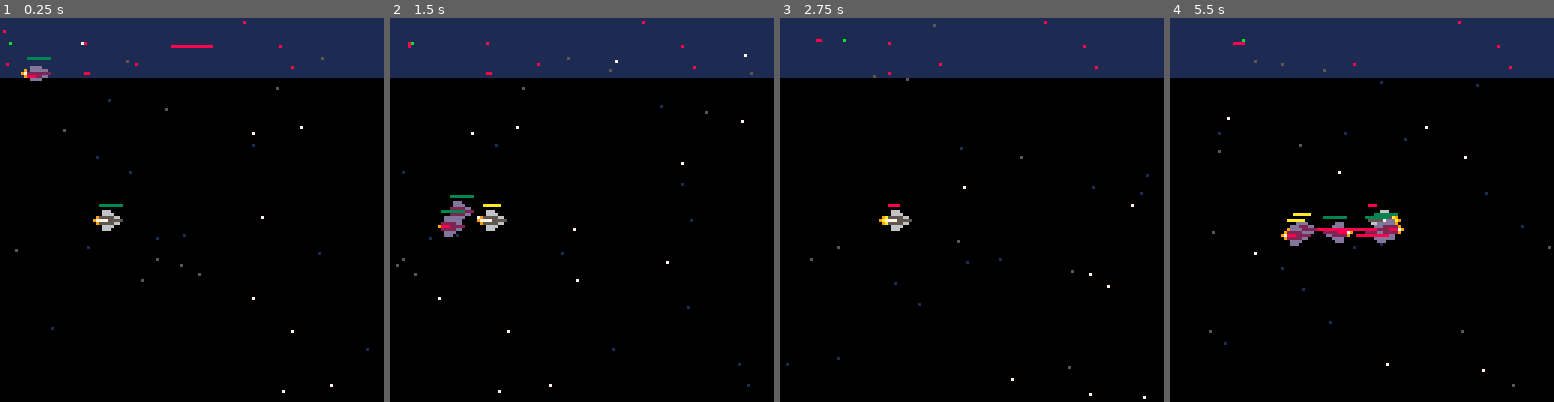
Above: before the commit, frames 1-4 (left to right).
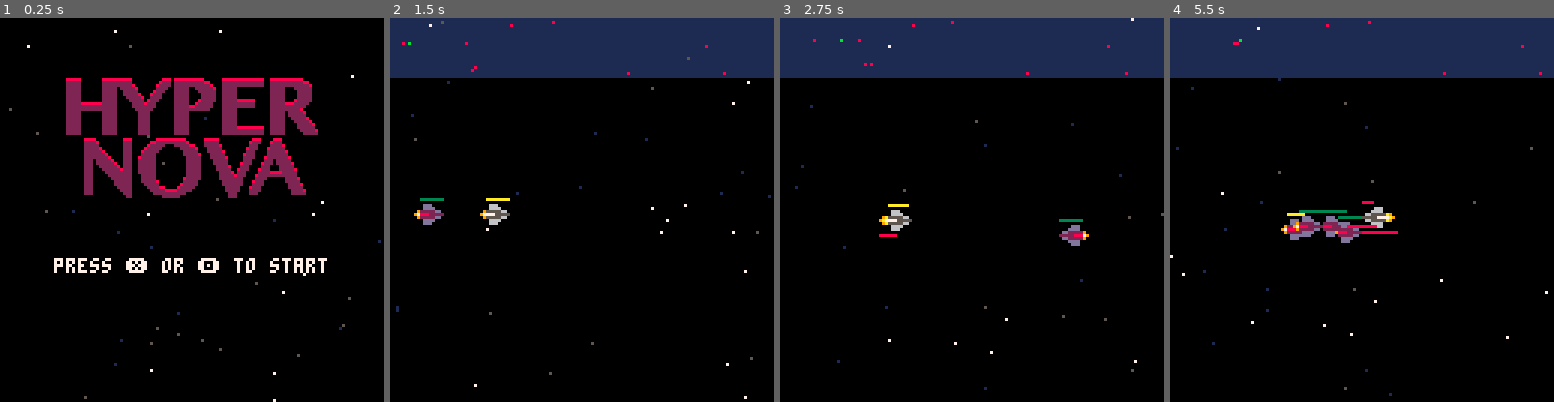
Above: after the commit, the same moments.

Repository: jondkoon/defender
Game: PICO-8 cartridge defender.p8
Two runs of this game, one before a commit and one after it. Both use one fixed random seed, a clock stepped at 60 frames per second and the inputs below.
Inputs:
- Up to frame 1 (0.25 s): no input
- Up to frame 2 (1.5 s): tap X (X key) at 0.33, 1.07 s; tap O (Z key) at 0.7 s
- Up to frame 3 (2.75 s): hold Right 1.6-2.1 s; tap O (Z key) at 1.7, 2.1, 2.5 s; tap X (X key) at 1.85 s; hold Up 2.15-2.42 s; hold Right from 2.47 s (still down)
- Up to frame 4 (5.5 s): tap O (Z key) every 0.4 s from 2.9 to 5.3 s; tap X (X key) at 2.97, 4.08, 5.2 s; release Right at 3.03 s; hold Left 3.08-3.58 s; hold Down 3.63-3.97 s; hold Right 4.02-4.68 s; hold Up 4.73-5.03 s; hold Left from 5.08 s (still down)

The runs differ from the first frame. In frame 1, 27% of the frame differs, in the area x 0-100%, y 0-100%; in frame 2, 1.7%; in frame 3, 0.8%; in frame 4, 2.1%.

Commit message:
title screen

Diff:
--- a/defender.p8
+++ b/defender.p8
@@ -232,8 +232,9 @@
 end
 
 function make_bad_ship(player_ship, scene)
+	local x_start_offset = screen_width
 	return make_ship({
-		x = rnd(scene.width),
+		x = x_start_offset + rnd(scene.width - x_start_offset),
 		y = rnd(scene.height),
 		scene = scene,
 		dx = 0.5,
@@ -458,121 +459,192 @@
 	return mini_map
 end
 
-local title = {
-	x = 18,
-	y = 8,
-	width = 11 * 8,
-	height = 5 * 8,
-	draw = function(self)
-		spr(181, self.x, self.y, self.width / 8, self.height / 8)
-	end
-}
-
-game_scene = {
-	objects = {},
-	ships = {},
-	shots = {},
+function make_scene(options)
+	return {
+		objects = {},
+		ships = {},
+		shots = {},
+		height = options.height,
+		width = options.width,
+		add = function(self, object)
+			if (object.init) then
+				object:init()
+			end
+			add(self.objects, object)
+		end,
+		remove = function(self, object)
+			del(self.objects, object)
+		end,
+		add_shot = function(self, shot)
+			add(self.shots, shot)
+			self:add(shot)
+		end,
+		remove_shot = function(self, shot)
+			del(self.shots, shot)
+			self:remove(shot)
+		end,
+		add_ship = function(self, ship)
+			add(self.ships, ship)
+			self:add(ship)
+		end,
+		remove_ship = function(self, ship)
+			del(self.ships, ship)
+			self:remove(ship)
+		end,
+		check_hits = function(self)
+			for shot in all(self.shots) do
+				for ship in all(self.ships) do
+					if (ship.is_player_ship != shot.from_player and ship:check_hit(shot)) then
+						self:remove_shot(shot)
+						if (ship.hp == 0 ) then
+							make_explosion(self, ship.x + ship.width / 2, ship.y + ship.height / 2)
+							self:remove_ship(ship)
+						end
+					end
+				end
+			end
+		end,
+		make_shot = function(scene, options)
+			sfx(0)
+			local width = 5 + rnd(10)
+			local shot = {
+				new = true,
+				from_player = options.from_player,
+				color = options.color,
+				x = options.dx < 0 and options.x - width or options.x,
+				y = options.y,
+				dx = options.dx < 0 and options.dx - 5 or options.dx + 5,
+				width = width,
+				height = 1,
+				update = function(self)
+					if (self.new) then
+						self.new = false
+						return
+					end
+
+					if (not cam:in_view_x(self.x)) then
+						scene:remove_shot(self)
+					else
+						self.x += self.dx
+					end
+				end,
+				draw = function(self)
+					line(self.x, self.y, self.x+self.width, self.y, self.color)
+				end
+			}
+			scene:add_shot(shot)
+		end,
+		init = function(self)
+			cam:set_scene(self)
+			if (options.with_mini_map) then
+				self.mini_map = make_mini_map(self)
+			end
+			options.init(self)
+		end,
+		update = function(self)
+			self:check_hits()
+			for object in all(self.objects) do
+				object:update()
+			end
+			cam:update()
+			if (options.update) then
+				options.update(self)
+			end
+		end,
+		draw = function(self)
+			cls(0)
+			if (self.mini_map) then
+				camera() -- reset camera to draw the mini map in a fixed position
+				self.mini_map:draw()
+			end
+			cam:set()
+			for object in all(self.objects) do
+				object:draw()
+			end
+			if (options.draw) then
+				options.draw(self)
+			end
+		end
+	}
+end
+
+function change_scene(scene)
+	scene:init()
+	current_scene = scene
+end
+
+game_scene = make_scene({
 	height = screen_height + half_screen_height,
 	width = screen_width * 10,
-	add = function(self, object)
-		add(self.objects, object)
-	end,
-	remove = function(self, object)
-		del(self.objects, object)
-	end,
-	add_shot = function(self, shot)
-		add(self.shots, shot)
-		self:add(shot)
-	end,
-	remove_shot = function(self, shot)
-		del(self.shots, shot)
-		self:remove(shot)
-	end,
-	add_ship = function(self, ship)
-		add(self.ships, ship)
-		self:add(ship)
-	end,
-	remove_ship = function(self, ship)
-		del(self.ships, ship)
-		self:remove(ship)
-	end,
-	check_hits = function(self)
-		for shot in all(self.shots) do
-			for ship in all(self.ships) do
-				if (ship.is_player_ship != shot.from_player and ship:check_hit(shot)) then
-					self:remove_shot(shot)
-					if (ship.hp == 0 ) then
-						make_explosion(self, ship.x + ship.width / 2, ship.y + ship.height / 2)
-						self:remove_ship(ship)
-					end
-				end
-			end
-		end
-	end,
-	make_shot = function(scene, options)
-		sfx(0)
-		local width = 5 + rnd(10)
-		local shot = {
-			new = true,
-			from_player = options.from_player,
-			color = options.color,
-			x = options.dx < 0 and options.x - width or options.x,
-			y = options.y,
-			dx = options.dx < 0 and options.dx - 5 or options.dx + 5,
-			width = width,
-			height = 1,
-			update = function(self)
-				if (self.new) then
-					self.new = false
-					return
-				end
-
-				if (not cam:in_view_x(self.x)) then
-					scene:remove_shot(self)
-				else
-					self.x += self.dx
-				end
-			end,
-			draw = function(self)
-				line(self.x, self.y, self.x+self.width, self.y, self.color)
-			end
-		}
-		scene:add_shot(shot)
-	end,
+	with_mini_map = true,
 	init = function(self)
-		cam:set_scene(self)
 		local player_ship = make_player_ship(self)
+		add_stars(player_ship, self)
 		self:add_ship(player_ship)
-		self.mini_map = make_mini_map(self)
 		local x_offset = flr(screen_width / 4)
 		player_ship.x = x_offset
 		cam:follow(player_ship, x_offset)
-		add_stars(player_ship, self)
 		for i = 0, 8 do
 			local bad_ship = make_bad_ship(player_ship, self)
 			self:add_ship(bad_ship)
 		end
-	end,
+	end
+})
+
+local title = {
+	x = 18,
+	y = 20,
+	width = 11 * 8,
+	height = 5 * 8,
 	update = function(self)
-		self:check_hits()
-		for object in all(self.objects) do
-			object:update()
-		end
-		cam:update()
 	end,
 	draw = function(self)
-		cls(0)
-		camera() -- reset camera to draw the mini map in a fixed position
-		self.mini_map:draw()
-		cam:set()
-		for object in all(self.objects) do
-			object:draw()
-		end
+		spr(181, self.x, self.y, self.width / 8, self.height / 8)
 	end
 }
 
+
+local start_prompt = {
+	y = title.y + title.height + 20,
+	height = 4,
+	init = function(self)
+		self.text = "press ❎ or 🅾️ to start"
+		self.width = (#self.text + 2) * 4
+		self.x = (screen_width - self.width) / 2
+		self.timer = 60
+	end,
+	update = function(self)
+		self.timer -= 1
+		if (self.timer < -20) then
+			self.timer = 60
+		end
+		if (btn(4) or btn(5)) then
+			change_scene(game_scene)
+		end
+	end,
+	draw = function(self)
+		if (self.timer > 0) then
+			print(self.text, self.x, self.y, 7)
+		end
+	end
+}
+
+title_scene = make_scene({
+	height = screen_height,
+	width = screen_width,
+	init = function(self)
+		add_stars({
+			dx = 2
+		}, self)
+		self:add(title)
+		self:add(start_prompt)
+	end
+})
+
+current_scene = title_scene
+
 function _init()
-	game_scene:init()
+	current_scene:init()
 end
 
 function _update60()
@@ -580,7 +652,7 @@
 		return
 	end
 
-	game_scene:update()
+	current_scene:update()
 end
 
 function _draw()
@@ -588,7 +660,7 @@
 		return
 	end
 
-	game_scene:draw()
+	current_scene:draw()
 end
 __gfx__
 00000000066600000000000000000000000000000000000000000000000000000000000000000000000000000000000000000000000000000000000000000000
@@ -695,8 +767,8 @@
 00000000000000000000000000000000000000000000222220000000222220000000222200000000222220000000000022222000000000002222200222228000
 00000000000000000000000000000000000000000000222220000000222220000000222200000000222220000000000022222000000000002222200022222800
 00000000000000000000000000000000000000000000222220000000222220000000222200000000222220000000000022222000000000002222200002222280
-00000000000000000000000000000000000000000000222220000000222220000000222200000000222220000000000022222888888880002222200002222220
-00000000000000000000000000000000000000000000222220000000222220000000222200000000222220000000000022222222222228002222200000222228
+00000000000000000000000000000000000000000000222220000000222220000000222200000000222220000000000022222888888888002222200002222220
+00000000000000000000000000000000000000000000222220000000222220000000222200000000222220000000000022222222222222002222200000222228
 00000000000000000000000000000000000000000000222220000000222220000000222200000000222220000000000022222222222222002222200000022222
 00000000000000000000000000000000000000000000000000000000000000000000000000000000000000000000000000000000000000000000000000000000
 00000000000000000000000000000000000000000000000000888800000000088800000000888888888800000088888000000000008880000888000000000000
@@ -705,16 +777,16 @@
 00000000000000000000000000000000000000000000000000222228000000022200008222220000002222280002222200000000822200082222200000000000
 00000000000000000000000000000000000000000000000000222222800000022200082222200000000222220002222280000000222000022222280000000000
 00000000000000000000000000000000000000000000000000222222280000022200022222000000000222228000222220000008222000022222220000000000
-00000000000000000000000000000000000000000000000000222222228000022200022222000000000022222000222228000002222000822222228000000000
-00000000000000000000000000000000000000000000000000222022222800022200822222000000000022222000022222000002220000222022222000000000
+00000000000000000000000000000000000000000000000000222222228000022200822222000000000022222000222228000002222000822222228000000000
+00000000000000000000000000000000000000000000000000222022222800022200222222000000000022222000022222000002220000222022222000000000
 00000000000000000000000000000000000000000000000000222022222280022200222222000000000022222000022222000082220008222022222800000000
-00000000000000000000000000000000000000000000000000222002222228022200222220000000000022222000002222800022200002220002222200000000
-00000000000000000000000000000000000000000000000000222000222222822200222228000000000022222000002222200822200082220002222280000000
+00000000000000000000000000000000000000000000000000222002222228022200222222000000000022222000002222800022200002220002222200000000
+00000000000000000000000000000000000000000000000000222000222222822200222222000000000022222000002222200822200082220002222280000000
 00000000000000000000000000000000000000000000000000222000022222222200222222000000000022222000000222280222000022228888222220000000
 00000000000000000000000000000000000000000000000000222000002222222200022222000000000022222000000222228222000822222222222220000000
 00000000000000000000000000000000000000000000000000222000000222222200022222000000000822222000000222222220000222200000022228000000
 00000000000000000000000000000000000000000000000000222000000022222200022222800000000222220000000022222220008222000000022222000000
-00000000000000000000000000000000000000000000000000222000000002222200002222200000008222220000000022222220002222000000002222800000
+00000000000000000000000000000000000000000000000000222000000022222200002222200000008222220000000022222220002222000000002222800000
 00000000000000000000000000000000000000000000000000222000000002222200000222288000082222200000000002222200082220000000002222200000
 00000000000000000000000000000000000000000000000000222000000000222200000022222888822222000000000002222200022220000000000222280000
 00000000000000000000000000000000000000000000000000222000000000022200000002222222222200000000000000222000022200000000000222220000
Not shown, changed: the music (__music__) section of defender.p8
Not shown, changed: the sound effects (__sfx__) section of defender.p8
